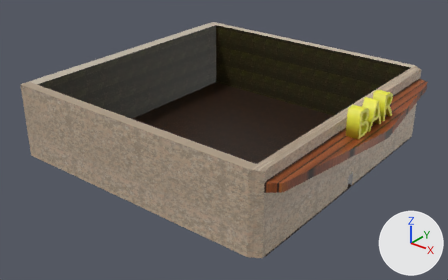
The Blender file FPS Dummy 64/Assets/Models/Bar/Bar.blend, before and after one commit.
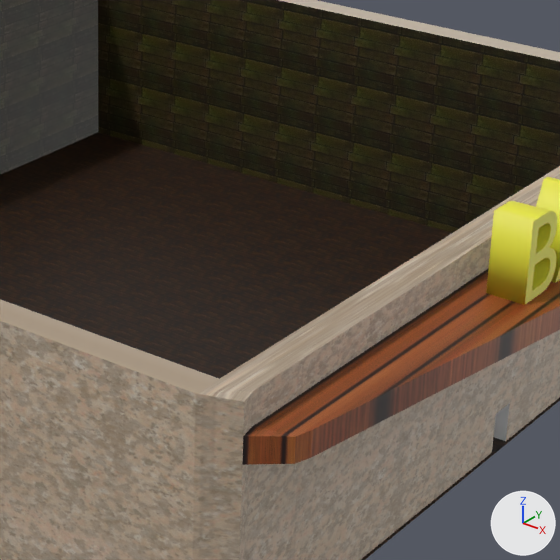
Each version is shown whole from a 50 mm camera at (71.6, -92.9, 58.2) aimed at (0.8, -4.4, 3.4), then close up on the part from 41% to 83% of the width and 14% to 80% of the height. The lights are fixed; the arrows at lower right show +X, +Y and +Z.

Names of what the first close-up shows: 'Cube', 'Floor', 'Text'.
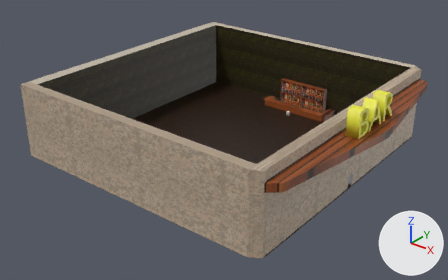
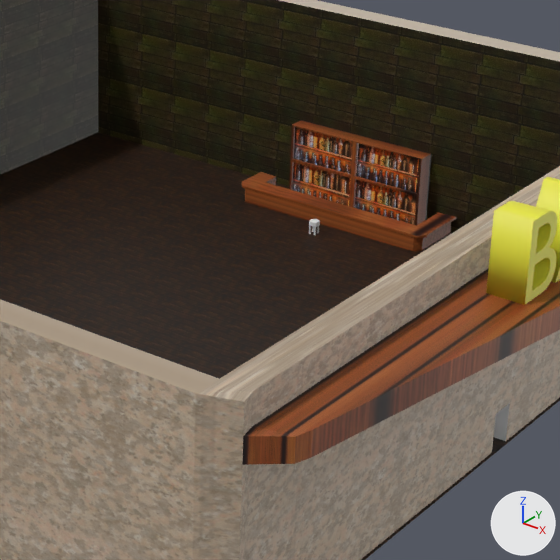
Location of each change, [x1, y1, x2, y2] in pixels of the close-ups (560 x 560 px):
'Cube.002', added (brown): after [289, 120, 431, 225]
    faces in mat_bottles (picture img_vintage_liquor_bottles_on_a_shelf_saija_lehtonen_canvas_print_j): [293, 127, 420, 225]
    faces in mat_shelf (picture img_ttm_textures_07000_rgba16_png_001): [289, 120, 431, 225]
'Cube.001', added (brown): after [241, 172, 456, 251]
'Stool', added: after [309, 219, 320, 235]

Patch to the scene script:
```diff
--- a/FPS Dummy 64/Assets/Models/Bar/Bar.blend.py
+++ b/FPS Dummy 64/Assets/Models/Bar/Bar.blend.py
@@ img_ttm_textures_07000_rgba16_png_001 @@
+img_ttm_textures_07000_rgba16_png_001 = load_image('ttm_textures.07000.rgba16.png.001', 'ttm_textures.07000.rgba16.png', 512, 512, 'sRGB')
@@ img_vintage_liquor_bottles_on_a_shelf_saija_lehtonen_canvas_print_j @@
+img_vintage_liquor_bottles_on_a_shelf_saija_lehtonen_canvas_print_j = load_image('vintage-liquor-bottles-on-a-shelf-saija-lehtonen-canvas-print.j', 'vintage-liquor-bottles-on-a-shelf-saija-lehtonen-canvas-print.jpg', 661, 504, 'sRGB')
@@ mat_shelf @@
+mat_shelf = principled_material('Shelf')
+mat_shelf.texture = img_ttm_textures_07000_rgba16_png_001
@@ mat_bottles @@
+mat_bottles = principled_material('Bottles')
+mat_bottles.texture = img_vintage_liquor_bottles_on_a_shelf_saija_lehtonen_canvas_print_j
@@ me_cube_003 @@
+me_cube_003.from_pydata(...)  # 58 vertices, 56 faces; spans x -1.0..1.0, y -1.0..1.0, z -1.0..1.0
+# faces by material slot: [4, 52]
+me_cube_003.materials.append(mat_bottles)  # picture img_vintage_liquor_bottles_on_a_shelf_saija_lehtonen_canvas_print_j
+me_cube_003.materials.append(mat_shelf)  # picture img_ttm_textures_07000_rgba16_png_001
@@ me_cube_002 @@
+me_cube_002.from_pydata(...)  # 136 vertices, 134 faces; spans x -1.04..1.04, y -1.05..5.3, z -1.0..0.8
+me_cube_002.materials.append(mat_thingy)  # picture img_ttm_textures_07000_rgba16_png
@@ me_cube @@
+me_cube.from_pydata(...)  # 176 vertices, 158 faces; spans x -1.07..1.07, y -1.07..1.07, z -2.53..0.43
@@ ob_cube_002 @@
+ob_cube_002 = bpy.data.objects.new('Cube.002', me_cube_003)
+ob_cube_002.location = (0.0, 26.59, 2.99)
+ob_cube_002.scale = (5.99, 0.754, 3.02)
@@ ob_cube_001 @@
+ob_cube_001 = bpy.data.objects.new('Cube.001', me_cube_002)
+ob_cube_001.location = (0.0, 23.09, 0.78)
+ob_cube_001.scale = (8.25, 0.801, 0.801)
@@ ob_stool @@
+ob_stool = bpy.data.objects.new('Stool', me_cube)
+ob_stool.location = (0.0, 20.5, 0.92)
+ob_stool.scale = (0.367, 0.367, 0.367)
```
